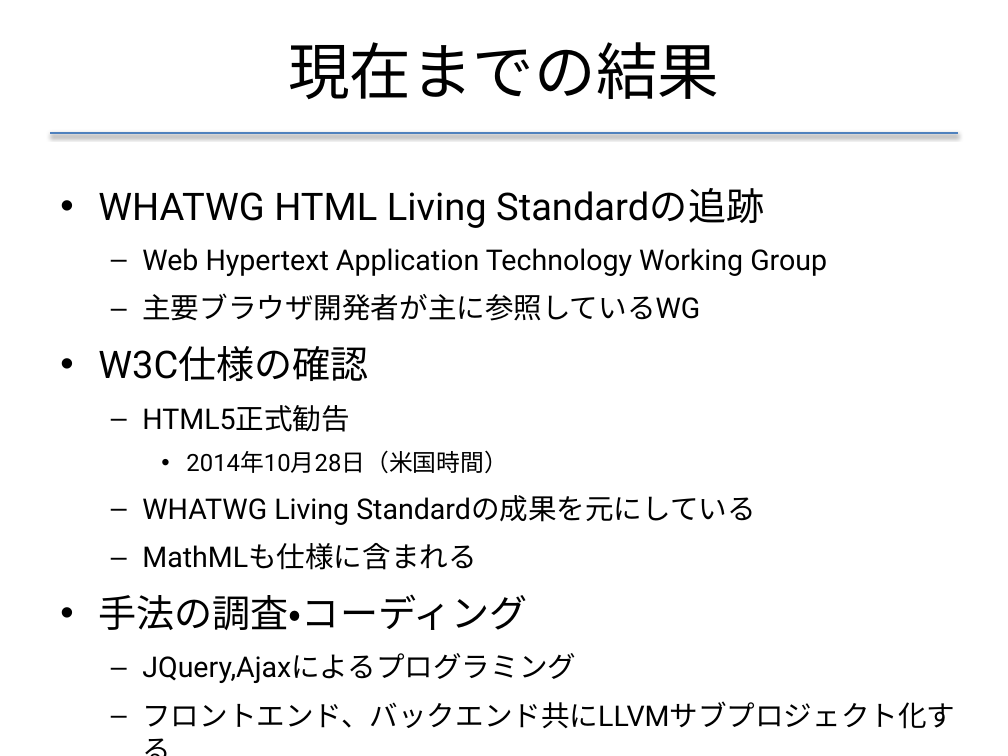
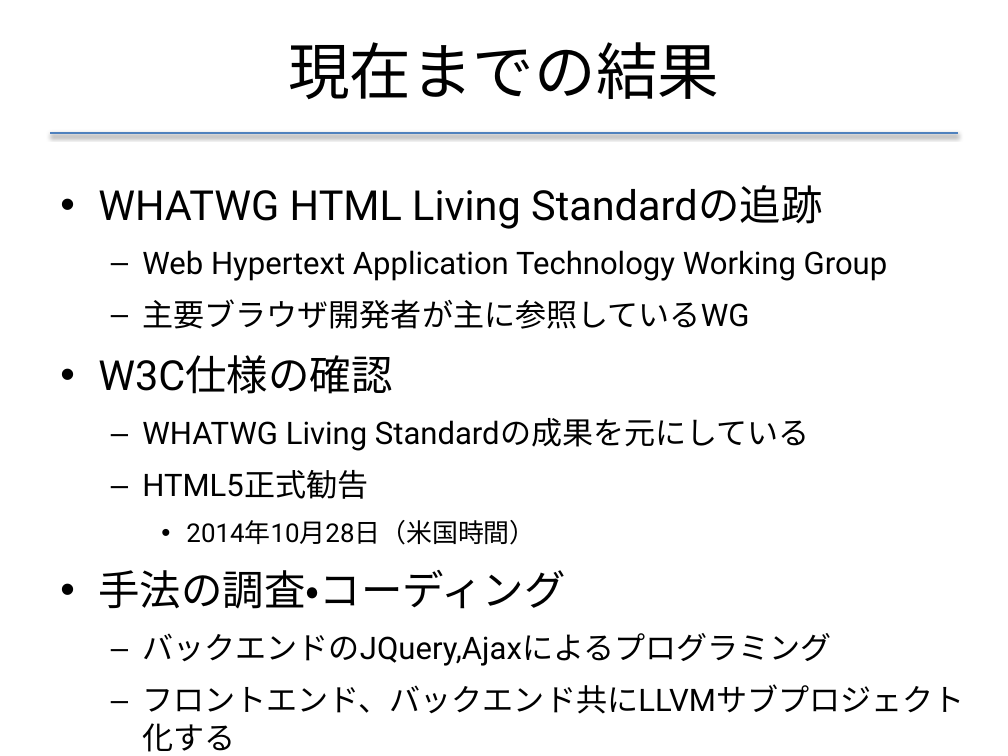
Before and after one commit to f-akazawa/akaz_uecdevelop, a slide deck: slide 21 of doc/中間発表資料.pptx. Drawn at 1008x756 pixels with LibreOffice and Linux fonts; fonts in the diff are those of the drawing. Boxes give left, top, right and bottom in pixels: in the first picture for what was removed or moved away, otherwise in the second. Text is boxed around its words. In the diff, an @@ line names an element or a change of style, - is before the commit and + after.

```diff
--- a/doc/中間発表資料.pptx
+++ b/doc/中間発表資料.pptx
@@ text at box(98, 185, 964, 714): size 27.2 to 29.6 pt in "WHATWG HTML Living Standardの追跡", "W3C仕様の確認", "手法の調査・コーディング"; size 20.4 to 22.2 pt in "Web Hypertext Application Technology Working Group", "主要ブラウザ開発者が主に参照しているWG", "HTML5正式勧告", "フロントエンド、バックエンド共にLLVMサブプロジェクト化する"; size 17 to 18.5 pt in "2014年10月28日（米国時間）"; line spacing 1.5 to 1.4 @@
@@ text at box(142, 418, 810, 451): paragraph added @@
+  – WHATWG Living Standardの成果を元にしている
@@ text at box(142, 495, 756, 570): paragraphs removed @@
-  – WHATWG Living Standardの成果を元にしている
-  – MathMLも仕様に含まれる
@@ text at box(142, 633, 832, 666): text changed; size 20.4 to 22.2 pt @@
-  – JQuery,Ajaxによるプログラミング
+  – バックエンドのJQuery,Ajaxによるプログラミング
```
Also in this commit, not shown: 3 other slides changed, 1 slide removed.
